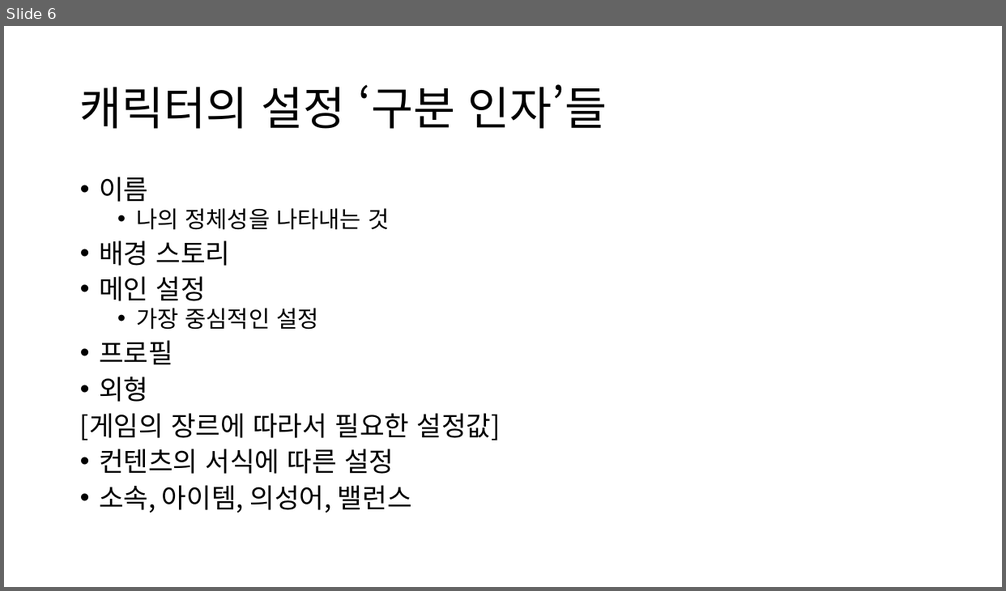
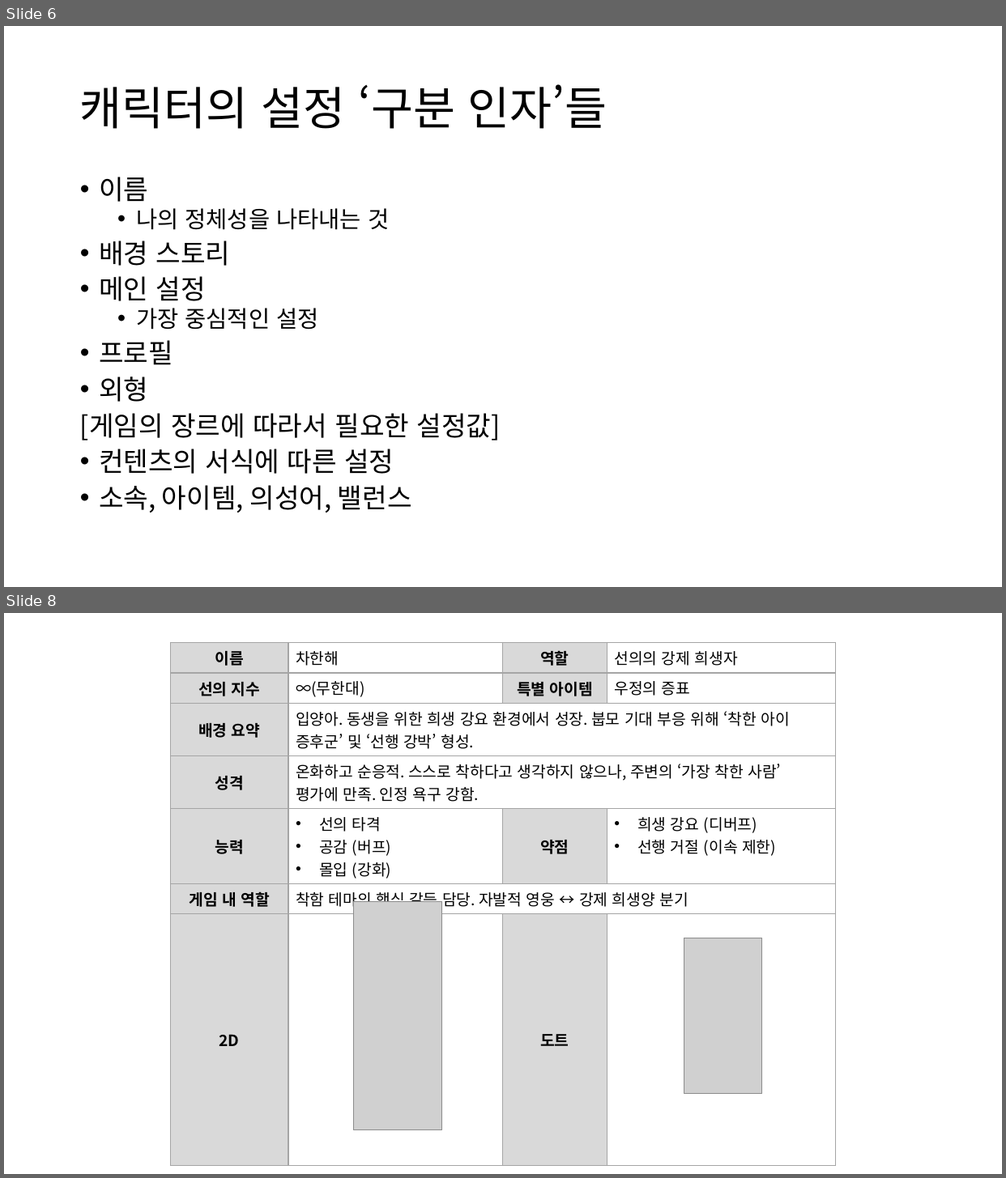
Before and after one commit to ysooj/Gihoek_4, a slide deck: (4.16) 캐릭터 시트.pptx. Shown one above the other, each under a label of ours: slide 6 before the commit, slides 6 and 8 after it; the slides between them are not shown. The pictures are 1006x591 and 1006x1178 pixels, drawn with LibreOffice and Linux fonts; fonts in the diff are those of the drawing; grey boxes stand for pictures. Boxes give left, top, right and bottom in pixels: in the first picture for what was removed or moved away, otherwise in the second. Text is boxed around its words. In the diff, an @@ line names an element or a change of style, - is before the commit and + after.

```diff
--- a/(4.16) 캐릭터 시트.pptx
+++ b/(4.16) 캐릭터 시트.pptx
@@ slide 8 added at [4, 613, 1002, 1174], background #FFFFFF @@
@@ table added at [170, 642, 837, 1139], 7 rows, 4 columns @@
+이름 | 차한해 | 역할 | 선의의 강제 희생자
+선의 지수 | ∞(무한대) | 특별 아이템 | 우정의 증표
+배경 요약 | 입양아. 동생을 위한 희생 강요 환경에서 성장. 붑모 기대 부응 위해 ‘착한 아이 증후군’ 및 ‘선행 강박’ 형성. |  | 
+성격 | 온화하고 순응적. 스스로 착하다고 생각하지 않으나, 주변의 ‘가장 착한 사람’ 평가에 만족. 인정 욕구 강함. |  | 
+능력 | 선의 타격 / 공감 (버프) / 몰입 (강화) | 약점 | 희생 강요 (디버프) / 선행 거절 (이속 제한)
+게임 내 역할 | 착함 테마의 핵심 갈등 담당. 자발적 영웅 ↔ 강제 희생양 분기 |  | 
+2D |  | 도트 | 
@@ picture added at [354, 902, 442, 1131] @@
@@ picture added at [684, 939, 762, 1094] @@
```
Also in this commit, not shown: 1 slide changed, 4 other slides added.
